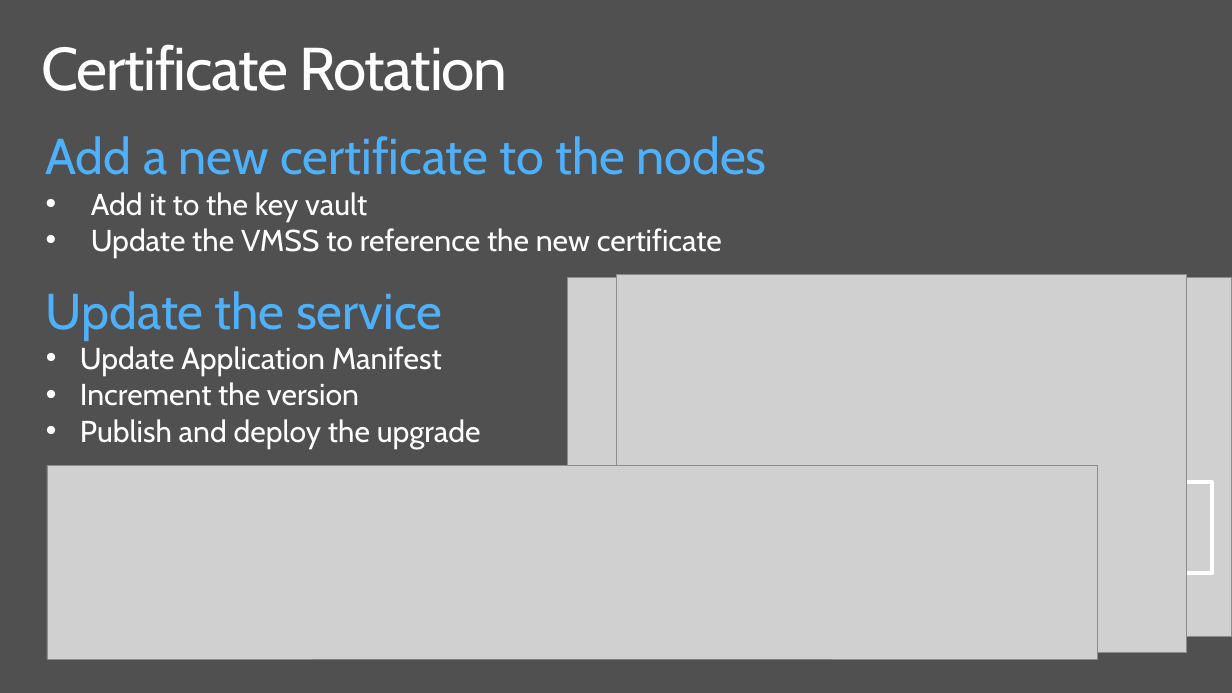
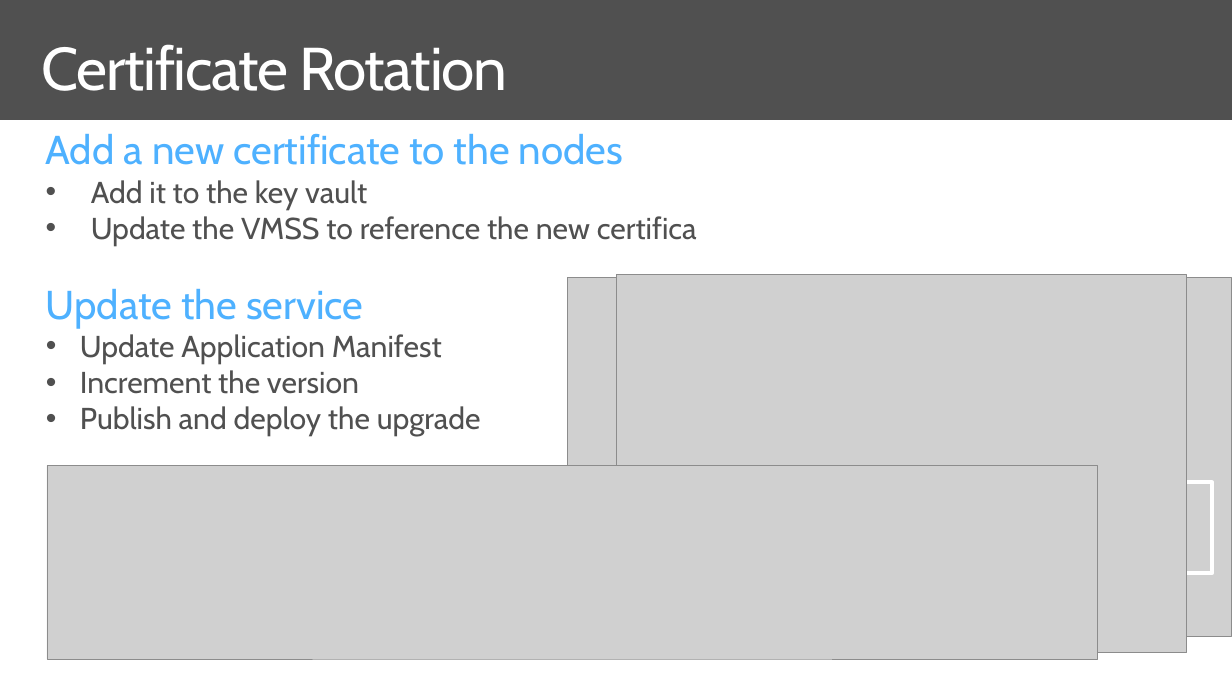
Before and after one commit to brentstineman/PersonalStuff, a slide deck: slide 22 of Presentations/Service Fabric/ServiceFabric - Real World.pptx (slide 20 before the commit). Drawn at 1232x693 pixels with LibreOffice and Linux fonts; fonts in the diff are those of the drawing; grey boxes stand for pictures. Boxes give left, top, right and bottom in pixels: in the first picture for what was removed or moved away, otherwise in the second. Text is boxed around its words. In the diff, an @@ line names an element or a change of style, - is before the commit and + after.

```diff
--- a/Presentations/Service Fabric/ServiceFabric - Real World.pptx
+++ b/Presentations/Service Fabric/ServiceFabric - Real World.pptx
@@ rectangle added at [0,120,1232,693], fill #FFFFFF @@
@@ text "Add a new certificate to ..." at [46,134,722,246]: size 40 to 32 pt in "Add a new certificate to the nodes"; text colour #FFFFFF to #505050 in "Add it to the key vault", "Update the VMSS to reference the new ..." @@
@@ text "Update the service" at [46,289,481,437]: size 40 to 32 pt in "Update the service"; text colour #FFFFFF to #505050 in "Update Application Manifest", "Increment the version", "Publish and deploy the upgrade" @@
```
Also in this commit, not shown: 6 other slides changed, 2 slides added.
